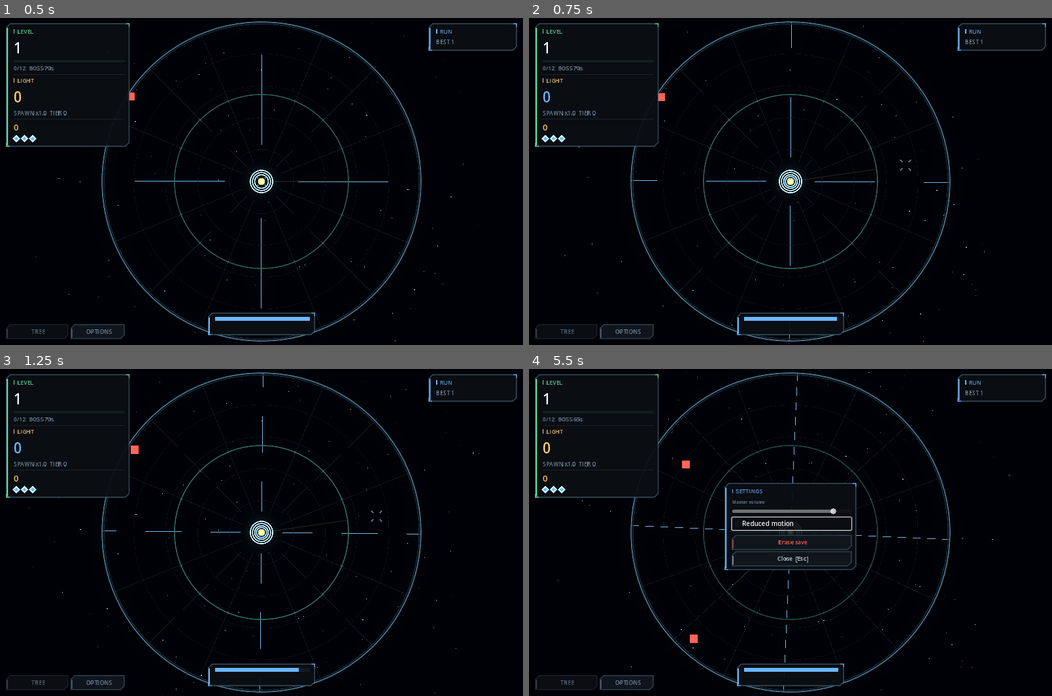
Above: before the commit, frames 1-4 (two rows, left to right).
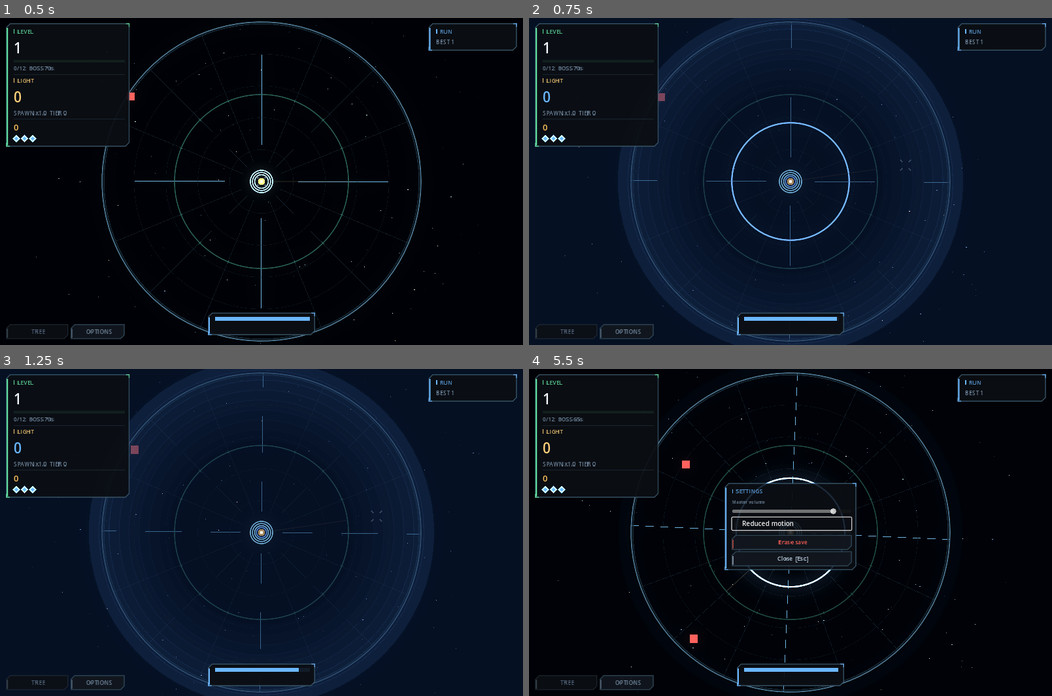
Above: after the commit, the same moments.

Repository: joseph-bergin/bloom
Game: Godot game, scene res://scenes/Main.tscn
Two runs of this game, one before a commit and one after it. Both use one fixed random seed, a clock stepped at 60 frames per second and the inputs below.
Inputs (mouse positions are in pixels of both pictures, inside the frame that each line leads up to):
- Up to frame 1 (0.5 s): no input
- Up to frame 2 (0.75 s): tap Enter at 0.5 s; move the mouse to (905, 165) at 0.52 s; hold Space (douse) from 0.53 s (still down); click (905, 165) at 0.67 s
- Up to frame 3 (1.25 s): keep holding Space (douse)
- Up to frame 4 (5.5 s): release Space (douse) at 1.25 s; drag from (685, 548) to (764, 597) at 1.27 s; click "OPTIONS" at 2 s; click "Reduced motion" at 2.75 s; click "Reduced motion" at 3.5 s; click "Reduced motion" at 4.25 s; move the mouse to (842, 460) at 5.02 s; hold T (toggle_tree) from 5.03 s (still down); click (842, 460) at 5.17 s; tap Space (douse) at 5.3 s

Frame 1 is identical in both runs. In frame 2, 85% of the frame differs, in the area x 0-100%, y 0-100%; in frame 3, 85%; in frame 4, 0.2%.

Commit message:
Make the pixel font actually scale, and give hits and hiding a voice
The font was loading correctly the whole time and simply never growing: a
fixed-size bitmap font renders at its native 7px at every requested size
unless fixed_size_scale_mode is set, so every label was drawing at 7px and
falling back to Godot's default wherever that was too small to matter. It
is INTEGER_ONLY now, which keeps the pixels square. The tree's labels were
also calling draw_string with ThemeDB.fallback_font — Godot's default, not
ours — so they now go through UITheme.font().

Hits answer back. A landed shot throws sparks back along the shot line and
flashes the contact white, a kill throws shards and an expanding ring in
the contact's tier colour, and both tick — a dry one on a hit, a brighter
one on a crit, throttled so a fast turret is a rhythm and not a drill.

Hiding is an event rather than a number changing in a panel: a ripple goes
out, a cold veil closes over the field, the boundary pulls inward, and the
whole mix ducks while it is held. Douse start and end are signals now, so
audio and the field can both answer them.

Tier colours moved to UITheme, since the field and the impact sparks both
have to agree on what a tier-4 looks like.

Co-Authored-By: Claude Opus 5 <noreply@anthropic.com>

Diff:
--- a/audio/synth.gd
+++ b/audio/synth.gd
@@ -37,6 +37,55 @@
 		var f: float = base * (1.0 - x * 0.45)
 		buf[i] = (sin(TAU * f * float(i) / RATE) * 0.55
 			+ sin(TAU * f * 2.0 * float(i) / RATE) * 0.18) * _env(i, n, 0.003, 0.97)
+	return _wav(buf)
+
+## A dry tick on every landed shot. Tiny, or a fast turret becomes a drill.
+static func hit() -> AudioStreamWAV:
+	var n: int = int(RATE * 0.045)
+	var buf := PackedFloat32Array(); buf.resize(n)
+	var rng := RandomNumberGenerator.new()
+	rng.seed = 771
+	for i in range(n):
+		var x: float = float(i) / float(n)
+		var f: float = lerpf(1500.0, 700.0, x)
+		buf[i] = (sin(TAU * f * float(i) / RATE) * 0.45
+			+ rng.randf_range(-1.0, 1.0) * 0.22) * _env(i, n, 0.002, 0.98)
+	return _wav(buf)
+
+## Brighter and longer, for a critical.
+static func crit() -> AudioStreamWAV:
+	var n: int = int(RATE * 0.10)
+	var buf := PackedFloat32Array(); buf.resize(n)
+	for i in range(n):
+		var x: float = float(i) / float(n)
+		var f: float = lerpf(2100.0, 900.0, pow(x, 0.6))
+		buf[i] = (sin(TAU * f * float(i) / RATE) * 0.42
+			+ sin(TAU * f * 1.5 * float(i) / RATE) * 0.20) * _env(i, n, 0.002, 0.97)
+	return _wav(buf)
+
+## Going dark: a downward swallow, air being pulled in.
+static func douse_in() -> AudioStreamWAV:
+	var n: int = int(RATE * 0.42)
+	var buf := PackedFloat32Array(); buf.resize(n)
+	var rng := RandomNumberGenerator.new()
+	rng.seed = 5150
+	var lp: float = 0.0
+	for i in range(n):
+		var x: float = float(i) / float(n)
+		var f: float = lerpf(520.0, 70.0, pow(x, 0.55))
+		lp = lerpf(lp, rng.randf_range(-1.0, 1.0), 0.10)
+		buf[i] = (sin(TAU * f * float(i) / RATE) * 0.55 + lp * 0.28 * (1.0 - x)) \
+			* _env(i, n, 0.01, 0.96)
+	return _wav(buf)
+
+## Coming back up: the reverse, and brighter.
+static func douse_out() -> AudioStreamWAV:
+	var n: int = int(RATE * 0.32)
+	var buf := PackedFloat32Array(); buf.resize(n)
+	for i in range(n):
+		var x: float = float(i) / float(n)
+		var f: float = lerpf(90.0, 620.0, pow(x, 0.7))
+		buf[i] = sin(TAU * f * float(i) / RATE) * 0.45 * _env(i, n, 0.02, 0.95)
 	return _wav(buf)
 
 ## The purchase chunk. Low, short, satisfying — this one matters most.
--- a/autoload/audio.gd
+++ b/autoload/audio.gd
@@ -3,6 +3,7 @@
 
 const POOL := 12
 const STREAK_WINDOW := 1.2
+const HIT_GAP := 0.055
 
 var master_db: float = 0.0
 var reduced_motion: bool = false
@@ -16,10 +17,15 @@
 var _duck_until: float = 0.0
 var _streak: int = 0
 var _last_kill: float = -99.0
+var _last_hit: float = -99.0
 
 func _ready() -> void:
 	_buses()
 	_streams["purchase"] = Synth.purchase()
+	_streams["hit"] = Synth.hit()
+	_streams["crit"] = Synth.crit()
+	_streams["douse_in"] = Synth.douse_in()
+	_streams["douse_out"] = Synth.douse_out()
 	_streams["breach"] = Synth.breach()
 	_streams["click"] = Synth.click()
 	for t in range(Constants.MAX_TIER + 1):
@@ -42,7 +48,16 @@
 	_douse.volume_db = -10.0
 	add_child(_douse)
 
+	EventBus.contact_hit.connect(_on_hit)
 	EventBus.contact_killed.connect(_on_kill)
+	EventBus.douse_started.connect(func():
+		play("douse_in", -4.0)
+		# Everything else ducks while you are hiding, so the world going
+		# quiet is the feedback that it worked.
+		_set_hidden(true))
+	EventBus.douse_ended.connect(func():
+		play("douse_out", -8.0)
+		_set_hidden(false))
 	EventBus.node_purchased.connect(func(_id: StringName, _r: int): play("purchase", -3.0))
 	EventBus.shield_breached.connect(func(_r: int):
 		play("breach", 0.0)
@@ -70,6 +85,26 @@
 	p.volume_db = db
 	p.pitch_scale = pitch
 	p.play()
+
+## Landed shots tick. Throttled, because a fast turret would otherwise
+## produce a continuous drill rather than a rhythm.
+func _on_hit(_at: Vector2, _dir: Vector2, crit: bool, lethal: bool) -> void:
+	if lethal:
+		return
+	var now: float = float(Time.get_ticks_msec()) / 1000.0
+	if now - _last_hit < HIT_GAP and not crit:
+		return
+	_last_hit = now
+	play("crit" if crit else "hit", -16.0 if crit else -22.0,
+		randf_range(0.94, 1.06))
+
+## While hidden the mix pulls back, so going dark is audible as well as
+## visible. Not silence — that is reserved for a shield breaking.
+func _set_hidden(on: bool) -> void:
+	var sfx: int = AudioServer.get_bus_index(&"SFX")
+	var amb: int = AudioServer.get_bus_index(&"Ambient")
+	AudioServer.set_bus_volume_db(sfx, -13.0 if on else 0.0)
+	AudioServer.set_bus_volume_db(amb, -22.0 if on else -12.0)
 
 ## Rising pitch on kill streaks.
 func _on_kill(tier: int, _at: Vector2, _motes: float) -> void:
--- a/autoload/event_bus.gd
+++ b/autoload/event_bus.gd
@@ -2,11 +2,15 @@
 ## Signal hub. Declarations only.
 ## The sim emits; UI, audio and feel subscribe. The sim holds no UI refs.
 
+signal contact_hit(at: Vector2, dir: Vector2, crit: bool, lethal: bool)
 signal contact_killed(tier: int, at: Vector2, motes: float)
 signal contact_spawned(c: Contact)
 signal shield_breached(remaining: int)
 signal run_ended(reason: String)
 signal run_started()
+
+signal douse_started()
+signal douse_ended()
 
 signal level_started(level: int)
 signal level_cleared(level: int, bonus: float)
--- a/autoload/pixel_font.gd
+++ b/autoload/pixel_font.gd
@@ -13,6 +13,10 @@
 		push_error("PixelFont: could not load pixel.fnt (%d)" % err)
 		font = null
 		return
+	# Without this a fixed-size bitmap font renders at its native 7px at
+	# every requested size — the font was loading correctly all along and
+	# simply never growing. Integer-only keeps the pixels square.
+	font.fixed_size_scale_mode = TextServer.FIXED_SIZE_SCALE_INTEGER_ONLY
 	var theme := Theme.new()
 	theme.default_font = font
 	theme.default_font_size = UITheme.BODY
--- a/scenes/field/ContactLayer.gd
+++ b/scenes/field/ContactLayer.gd
@@ -1,11 +1,6 @@
 extends Node2D
 ## Red squares that move inward. One layer, one batched draw — no node per
 ## contact, which is what lets a few hundred of them stay cheap.
-
-const TIER_COLOUR: Array[Color] = [
-	Color(0.85, 0.32, 0.30), Color(0.90, 0.42, 0.28), Color(0.94, 0.55, 0.26),
-	Color(0.96, 0.36, 0.42), Color(0.92, 0.28, 0.55), Color(0.80, 0.30, 0.75),
-	Color(0.62, 0.36, 0.92), Color(0.45, 0.50, 1.00)]
 
 var _t: float = 0.0
 
@@ -28,12 +23,15 @@
 		if c.is_boss:
 			boss = c
 			continue
-		var col: Color = TIER_COLOUR[clampi(c.tier, 0, 7)]
+		var col: Color = UITheme.tier_colour(c.tier)
 		var hurt: float = c.hp / maxf(c.max_hp, 0.001)
 		# Brightness falls as it takes damage, so you can read the field
 		# without reading any numbers. Kept near 1.0 so the tier colour
 		# survives the bloom instead of clipping to a white core.
-		_add_square(pts, cols, idx, c.pos, c.radius, col * (0.62 + hurt * 0.48))
+		var shade: Color = col * (0.62 + hurt * 0.48)
+		if c.flash > 0.0:
+			shade = shade.lerp(Color(1.0, 0.98, 0.9), c.flash * 0.75) * (1.0 + c.flash * 0.9)
+		_add_square(pts, cols, idx, c.pos, c.radius, shade)
 		if hurt < 0.999:
 			var w: float = c.radius * 1.6
 			var y: float = c.pos.y - c.radius - 5.0
@@ -51,7 +49,9 @@
 ## The boss must be unmistakable at a glance: bigger, rotating, ringed.
 func _draw_boss(c: Contact) -> void:
 	var hurt: float = c.hp / maxf(c.max_hp, 0.001)
-	var col: Color = TIER_COLOUR[clampi(c.tier, 0, 7)] * (0.70 + hurt * 0.55)
+	var col: Color = UITheme.tier_colour(c.tier) * (0.70 + hurt * 0.55)
+	if c.flash > 0.0:
+		col = col.lerp(Color(1.0, 0.98, 0.9), c.flash * 0.6) * (1.0 + c.flash * 0.7)
 	var r: float = c.radius
 	var body := PackedVector2Array()
 	for i in range(4):
--- a/scenes/field/FieldView.tscn
+++ b/scenes/field/FieldView.tscn
@@ -6,8 +6,9 @@
 [ext_resource type="Script" path="res://scenes/field/ContactLayer.gd" id="4_contact"]
 [ext_resource type="Script" path="res://scenes/field/ProjectileLayer.gd" id="5_proj"]
 [ext_resource type="Script" path="res://scenes/field/PlayerBloom.gd" id="6_bloom"]
-[ext_resource type="Script" path="res://scenes/field/ReticleLayer.gd" id="7_reticle"]
-[ext_resource type="Script" path="res://scenes/field/OverlayLayer.gd" id="8_overlay"]
+[ext_resource type="Script" path="res://scenes/field/ImpactLayer.gd" id="7_impact"]
+[ext_resource type="Script" path="res://scenes/field/ReticleLayer.gd" id="8_reticle"]
+[ext_resource type="Script" path="res://scenes/field/OverlayLayer.gd" id="9_overlay"]
 
 [node name="FieldView" type="Node2D"]
 script = ExtResource("1_fv")
@@ -29,8 +30,11 @@
 [node name="PlayerBloom" type="Node2D" parent="."]
 script = ExtResource("6_bloom")
 
+[node name="ImpactLayer" type="Node2D" parent="."]
+script = ExtResource("7_impact")
+
 [node name="ReticleLayer" type="Node2D" parent="."]
-script = ExtResource("7_reticle")
+script = ExtResource("8_reticle")
 
 [node name="OverlayLayer" type="Node2D" parent="."]
-script = ExtResource("8_overlay")
+script = ExtResource("9_overlay")
--- /dev/null
+++ b/scenes/field/ImpactLayer.gd
@@ -0,0 +1,114 @@
+extends Node2D
+## Sparks on a hit, a burst on a death, and the ripple when you go dark.
+## All of it is short-lived primitives — no particle nodes, no allocation
+## churn beyond a couple of small arrays.
+
+class Spark extends RefCounted:
+	var pos: Vector2
+	var vel: Vector2
+	var life: float
+	var max_life: float
+	var col: Color
+	var length: float
+
+class Burst extends RefCounted:
+	var pos: Vector2
+	var life: float
+	var max_life: float
+	var col: Color
+	var radius: float
+
+var _sparks: Array[Spark] = []
+var _bursts: Array[Burst] = []
+var _ripple: float = -1.0
+var _rng := RandomNumberGenerator.new()
+
+func _ready() -> void:
+	_rng.randomize()
+	EventBus.contact_hit.connect(_on_hit)
+	EventBus.contact_killed.connect(_on_kill)
+	EventBus.douse_started.connect(func(): _ripple = 0.0)
+
+## A struck contact throws a few sparks back along the shot.
+func _on_hit(at: Vector2, dir: Vector2, crit: bool, lethal: bool) -> void:
+	if lethal:
+		return
+	var n: int = 5 if crit else 3
+	var col: Color = Color(1.0, 0.92, 0.62) * (3.0 if crit else 2.0)
+	for _i in range(n):
+		var s := Spark.new()
+		s.pos = at
+		var a: float = dir.angle() + PI + _rng.randf_range(-0.9, 0.9)
+		s.vel = Vector2(cos(a), sin(a)) * _rng.randf_range(90.0, 230.0)
+		s.max_life = _rng.randf_range(0.12, 0.26)
+		s.life = s.max_life
+		s.col = col
+		s.length = _rng.randf_range(4.0, 9.0)
+		_sparks.append(s)
+
+## A death throws shards outward and leaves an expanding ring.
+func _on_kill(tier: int, at: Vector2, _motes: float) -> void:
+	var col: Color = UITheme.tier_colour(tier)
+	var b := Burst.new()
+	b.pos = at
+	b.max_life = 0.34 + float(tier) * 0.03
+	b.life = b.max_life
+	b.col = col
+	b.radius = 16.0 + float(tier) * 7.0
+	_bursts.append(b)
+	for _i in range(6 + tier * 2):
+		var s := Spark.new()
+		s.pos = at
+		var a: float = _rng.randf() * TAU
+		s.vel = Vector2(cos(a), sin(a)) * _rng.randf_range(110.0, 300.0)
+		s.max_life = _rng.randf_range(0.20, 0.44)
+		s.life = s.max_life
+		s.col = col * 2.2
+		s.length = _rng.randf_range(5.0, 12.0)
+		_sparks.append(s)
+
+func _process(delta: float) -> void:
+	if not _sparks.is_empty():
+		var keep: Array[Spark] = []
+		for s in _sparks:
+			s.life -= delta
+			if s.life <= 0.0:
+				continue
+			s.pos += s.vel * delta
+			s.vel *= 1.0 - minf(delta * 5.0, 0.9)
+			keep.append(s)
+		_sparks = keep
+	if not _bursts.is_empty():
+		var kb: Array[Burst] = []
+		for b in _bursts:
+			b.life -= delta
+			if b.life > 0.0:
+				kb.append(b)
+		_bursts = kb
+	if _ripple >= 0.0:
+		_ripple += delta
+		if _ripple > 0.55:
+			_ripple = -1.0
+	queue_redraw()
+
+func _draw() -> void:
+	for b in _bursts:
+		var t: float = 1.0 - b.life / b.max_life
+		var r: float = b.radius * (0.35 + t * 1.5)
+		draw_arc(b.pos, r, 0.0, TAU, 24, b.col * (2.6 * (1.0 - t)), 2.4 * (1.0 - t) + 0.6, true)
+
+	if not _sparks.is_empty():
+		var pts := PackedVector2Array()
+		var cols := PackedColorArray()
+		for s in _sparks:
+			var t: float = s.life / s.max_life
+			pts.append(s.pos)
+			pts.append(s.pos - s.vel.normalized() * s.length * t)
+			cols.append(s.col * t)
+		draw_multiline_colors(pts, cols, 1.8)
+
+	# Going dark throws a ring outward: the light you just pulled in.
+	if _ripple >= 0.0:
+		var t: float = _ripple / 0.55
+		draw_arc(Vector2.ZERO, 30.0 + t * Constants.FIELD_RADIUS * 0.9, 0.0, TAU, 72,
+			Color(0.45, 0.70, 1.0) * (2.2 * (1.0 - t)), 3.0 * (1.0 - t) + 0.8, true)
--- a/scenes/field/OverlayLayer.gd
+++ b/scenes/field/OverlayLayer.gd
@@ -4,6 +4,9 @@
 var flash: float = 0.0
 var shake: float = 0.0
 var reduced_motion: bool = false
+## How far into hiding the field is, 0..1. Eased so going dark reads as a
+## thing that happens rather than a boolean flip.
+var _veil: float = 0.0
 
 var _cam: Camera2D = null
 var _noise_t: float = 0.0
@@ -26,6 +29,8 @@
 	shake = minf(shake + amount, 30.0)
 
 func _process(delta: float) -> void:
+	var want: float = 1.0 if GameState.s.is_dousing() else 0.0
+	_veil = move_toward(_veil, want, delta * (5.0 if want > 0.0 else 2.5))
 	if flash > 0.0:
 		flash = maxf(flash - delta / Constants.BREACH_FLASH, 0.0)
 	if shake > 0.0:
@@ -45,6 +50,7 @@
 
 func _draw() -> void:
 	_draw_vignette()
+	_draw_veil()
 
 	# Motes arc outward from the kill point toward the counter.
 	for m in _motes:
@@ -58,6 +64,23 @@
 		var r: float = Constants.FIELD_RADIUS * 2.5
 		draw_rect(Rect2(-r, -r, r * 2.0, r * 2.0), Color(1, 1, 1, 1) * (flash * 1.5))
 
+## While hiding, a cold veil closes over the field. Douse used to be a
+## number changing in a panel; this is what makes it feel like an action.
+func _draw_veil() -> void:
+	if _veil <= 0.001:
+		return
+	var R: float = Constants.FIELD_RADIUS
+	var r: float = R * 2.2
+	draw_rect(Rect2(-r, -r, r * 2.0, r * 2.0),
+		Color(0.05, 0.10, 0.20, 0.55 * _veil))
+	# And the boundary pulls inward, so the world feels smaller.
+	var steps: int = 8
+	for i in range(steps):
+		var t: float = float(i) / float(steps)
+		draw_arc(Vector2.ZERO, lerpf(R * 1.05, R * 0.55, t * _veil), 0.0, TAU, 64,
+			Color(0.30, 0.55, 0.95, 0.10 * _veil * (1.0 - t)),
+			(R * 0.5) / float(steps) + 2.0, false)
+
 ## Darkens the corners so the eye is pulled to the middle, where the game is.
 func _draw_vignette() -> void:
 	var R: float = Constants.FIELD_RADIUS
--- a/sim/contact.gd
+++ b/sim/contact.gd
@@ -9,6 +9,7 @@
 var tier: int = 0
 var radius: float = 6.0
 var is_boss: bool = false
+var flash: float = 0.0
 
 static func make(tier_v: int, at: Vector2, speed: float) -> Contact:
 	var c := Contact.new()
--- a/sim/game_state_data.gd
+++ b/sim/game_state_data.gd
@@ -7,6 +7,7 @@
 var luminance: float = 0.0
 var dousing: bool = false
 var douse_meter: float = 1.0
+var was_dousing: bool = false
 var contacts: Array[Contact] = []
 var projectiles: Array[Projectile] = []
 var purchased: Dictionary = {}          # node_id -> rank
--- a/sim/systems/field.gd
+++ b/sim/systems/field.gd
@@ -6,6 +6,8 @@
 static func move_contacts(s: GameStateData, delta: float) -> void:
 	for c in s.contacts:
 		c.pos += c.vel * delta
+		if c.flash > 0.0:
+			c.flash = maxf(c.flash - delta * 6.0, 0.0)
 
 static func check_breaches(s: GameStateData) -> void:
 	if s.contacts.is_empty():
--- a/sim/systems/luminance.gd
+++ b/sim/systems/luminance.gd
@@ -10,6 +10,7 @@
 
 	s.luminance = (Stats.lum_from_tree + s.wildfire_lum) * (1.0 - Stats.shroud)
 
+	var was_hidden: bool = s.was_dousing
 	if s.dousing and s.douse_meter > 0.0:
 		s.douse_meter = maxf(s.douse_meter - Stats.douse_drain * delta, 0.0)
 		if s.douse_meter <= 0.0:
@@ -17,5 +18,13 @@
 	else:
 		s.douse_meter = minf(s.douse_meter + Stats.douse_refill * delta, 1.0)
 
+	var hidden: bool = s.is_dousing()
+	if hidden != was_hidden:
+		s.was_dousing = hidden
+		if hidden:
+			EventBus.douse_started.emit()
+		else:
+			EventBus.douse_ended.emit()
+
 static func effective(s: GameStateData) -> float:
 	return s.luminance * (Constants.DOUSE_FACTOR if s.is_dousing() else 1.0)
--- a/sim/systems/turret.gd
+++ b/sim/systems/turret.gd
@@ -111,7 +111,7 @@
 		if p.pos.distance_squared_to(c.pos) > c.radius * c.radius:
 			continue
 		p.hit_ids.append(id)
-		_damage(s, c, p.damage)
+		_damage(s, c, p.damage, p.vel.normalized(), p.crit)
 		if p.chain > 0:
 			p.chain -= 1
 			var next: Contact = _nearest_other(s, c.pos, p.hit_ids)
@@ -136,8 +136,11 @@
 			best = c
 	return best
 
-static func _damage(s: GameStateData, c: Contact, amount: float) -> void:
+static func _damage(s: GameStateData, c: Contact, amount: float,
+		dir: Vector2 = Vector2.RIGHT, crit: bool = false) -> void:
 	c.hp -= amount
+	c.flash = 1.0
+	EventBus.contact_hit.emit(c.pos, dir, crit, c.hp <= 0.0)
 	if c.hp > 0.0:
 		return
 	var gained: float = c.motes()
--- a/tools/dev/Shot.gd
+++ b/tools/dev/Shot.gd
@@ -9,6 +9,8 @@
 var open_tree: bool = false
 var force_boss: bool = false
 var force_cleared: bool = false
+var force_hide: bool = false
+var track_nearest: bool = false
 var start_level: int = 1
 var _n: int = 0
 var _seeded: bool = false
@@ -28,6 +30,8 @@
 			"tree": open_tree = int(kv[1]) != 0
 			"boss": force_boss = int(kv[1]) != 0
 			"cleared": force_cleared = int(kv[1]) != 0
+			"hide": force_hide = int(kv[1]) != 0
+			"track": track_nearest = int(kv[1]) != 0
 			"level": start_level = int(kv[1])
 	# Measure real headroom, not the refresh rate.
 	DisplayServer.window_set_vsync_mode(DisplayServer.VSYNC_DISABLED)
@@ -39,12 +43,21 @@
 	if not _seeded and _n == 4:
 		_seeded = true
 		_seed()
-	if _aim_target != Vector2.ZERO and _n % 20 == 0:
+	if track_nearest and _n > 6:
+		var best: Contact = null
+		for c in GameState.s.contacts:
+			if best == null or c.pos.length() < best.pos.length():
+				best = c
+		if best != null:
+			_aim_target = best.pos
+	if _aim_target != Vector2.ZERO and _n % 4 == 0:
 		var fv: Node2D = get_node("Main/FieldView")
 		var xf: Transform2D = fv.get_viewport().get_canvas_transform()
 		get_viewport().warp_mouse(xf * _aim_target)
 	if _n > 50:
 		_fps.append(Engine.get_frames_per_second())
+	if force_hide:
+		GameState.s.dousing = true
 	if _n >= frames:
 		var img: Image = get_viewport().get_texture().get_image()
 		img.save_png(out_path)
--- a/ui/TreeNodeButton.gd
+++ b/ui/TreeNodeButton.gd
@@ -125,7 +125,7 @@
 		var pulse: float = 1.0 + 0.06 * sin(_t * 6.0)
 		draw_polyline(_closed(_hex(c, (R + 7.0) * pulse)), Color(1, 1, 1) * 1.5, 1.4, true)
 
-	var f: Font = ThemeDB.fallback_font
+	var f: Font = UITheme.font()
 	var col: Color = UITheme.TEXT_BRIGHT if state == 3 else (
 		UITheme.TEXT if affordable else UITheme.TEXT_FAINT)
 	var txt: String = node_def.display_name
@@ -138,7 +138,7 @@
 func _draw_rank(c: Vector2, base: Color) -> void:
 	if node_def.is_infinite():
 		if rank > 0:
-			var f: Font = ThemeDB.fallback_font
+			var f: Font = UITheme.font()
 			var t: String = "x%d" % rank
 			var w: float = f.get_string_size(t, HORIZONTAL_ALIGNMENT_LEFT, -1, UITheme.TINY).x
 			draw_string(f, Vector2(HIT - w * 0.5, HIT + R + 32.0), t,
--- a/ui/ui_theme.gd
+++ b/ui/ui_theme.gd
@@ -40,6 +40,16 @@
 	&"reach": Color(0.42, 0.88, 0.78),
 	&"root": Color(0.56, 0.92, 0.38),
 }
+
+## Contact colour by tier. Shared by the field, the impact sparks and
+## anything else that has to agree on what a tier-4 looks like.
+const TIER: Array[Color] = [
+	Color(0.85, 0.32, 0.30), Color(0.90, 0.42, 0.28), Color(0.94, 0.55, 0.26),
+	Color(0.96, 0.36, 0.42), Color(0.92, 0.28, 0.55), Color(0.80, 0.30, 0.75),
+	Color(0.62, 0.36, 0.92), Color(0.45, 0.50, 1.00)]
+
+static func tier_colour(t: int) -> Color:
+	return TIER[clampi(t, 0, 7)]
 
 static func branch_colour(b: StringName) -> Color:
 	return BRANCH.get(b, Color(0.7, 0.75, 0.8))
@@ -161,6 +171,10 @@
 	bar.add_theme_stylebox_override("background", bg)
 	return bar
 
+## For _draw() callers: ThemeDB.fallback_font is Godot's default, not ours.
+static func font() -> Font:
+	return PixelFont.font if PixelFont.font != null else ThemeDB.fallback_font
+
 # --- numbers -------------------------------------------------------------
 
 static func fmt(v: float, places: int = 1) -> String:
Not shown: 1 places in scenes/field/FieldView.tscn that only renumber resources
